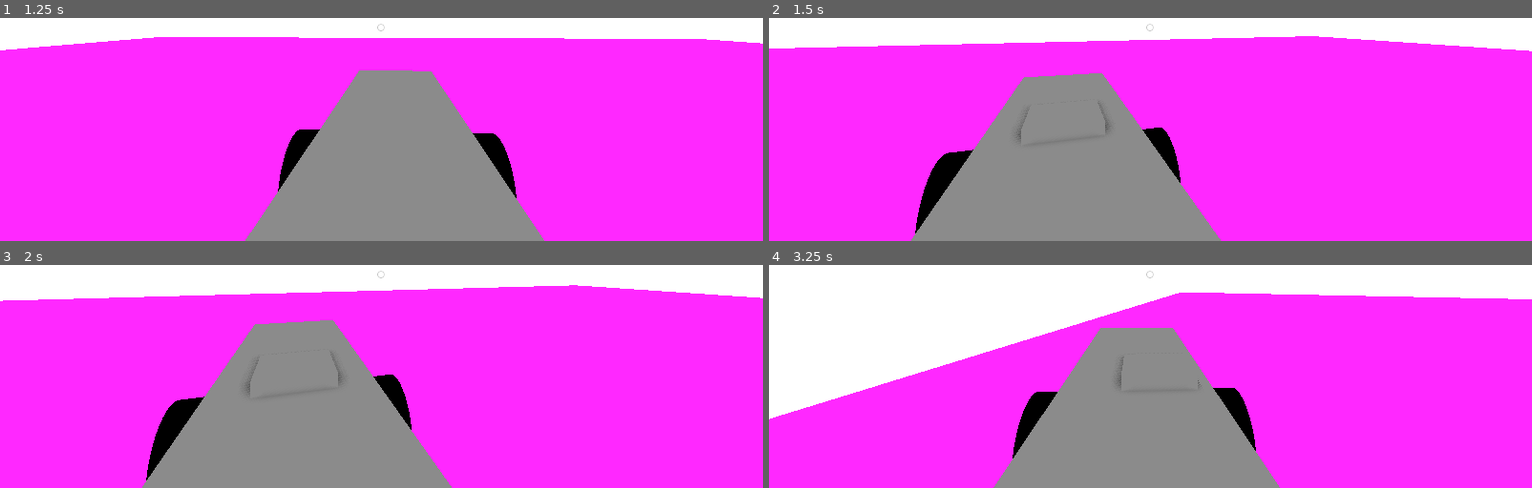
Above: before the commit, frames 1-4 (two rows, left to right).
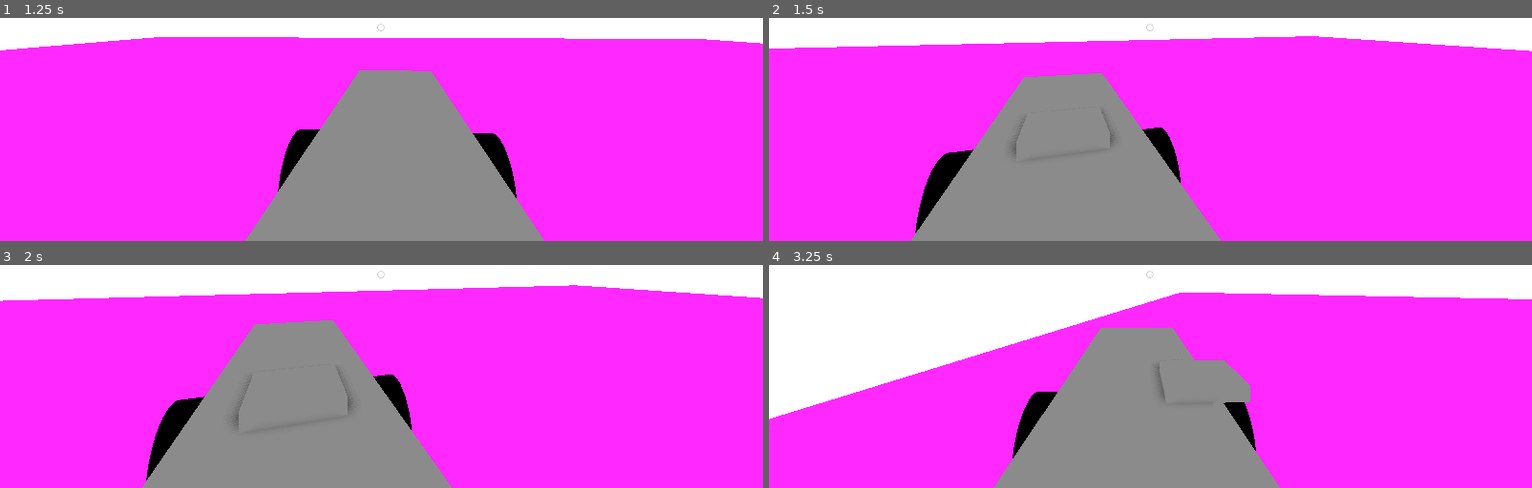
Above: after the commit, the same moments.

Repository: dmytrokadar/supermarket-exaduration
Game: Godot game, scene res://Scenes/supermarket.tscn
Two runs of this game, one before a commit and one after it. Both use one fixed random seed, a clock stepped at 60 frames per second and the inputs below.
Inputs (mouse positions are in pixels of both pictures, inside the frame that each line leads up to):
- Up to frame 1 (1.25 s): move the mouse to (373, 33) at 0.52 s; hold W (forward) from 0.53 s (still down); hold J from 0.53 s (still down)
- Up to frame 2 (1.5 s): keep holding W (forward); tap Enter at 1.25 s; move the mouse to (1203, 31) at 1.27 s; release J at 1.28 s; tap G (add_random) at 1.35 s
- Up to frame 3 (2 s): keep holding W (forward); tap J at 1.55 s
- Up to frame 4 (3.25 s): move the mouse to (1089, 269) at 2.02 s; hold F (fill_list) 2.03-2.78 s; tap J at 2.3, 3.05 s; move the mouse to (1158, 273) at 2.77 s; release W (forward) at 2.78 s; hold A (left) from 2.78 s (still down); tap E (interact) at 2.85 s

Frame 1 is identical in both runs. In frame 2, less than 0.1% of the frame differs, in the area x 31-46%, y 38-62%; in frame 3, 0.1%; in frame 4, 0.9%, in the area x 45-64%, y 41-62%.

Commit message:
added product deletition

Diff:
--- a/Scenes/product_stack.gd
+++ b/Scenes/product_stack.gd
@@ -11,7 +11,7 @@
 @export var speed = .002
 @export var follow_speed: float = 15.0
 @export var MAX_SPEED = 20
-@export var MAX_SLIDE_DISTANCE: float = 0.35
+@export var MAX_SLIDE_DISTANCE: float = 1.0
 
 var rigid_player: RigidBody3D
 
@@ -31,6 +31,9 @@
 
 func _physics_process(delta: float) -> void:
 	slide_stack(delta)
+
+	if Input.is_physical_key_pressed(KEY_J):
+		delete_products(2)
 
 
 func slide_stack(delta):
@@ -74,3 +77,12 @@
 	product_base_local_positions.append(inst.position)
 
 	print("product_spawned", (inst.position))
+
+func delete_products(amount: int):
+	print("deleting")
+	for i in range(amount):
+		if product_list.size() < 3:
+			return
+		var p: Node3D = product_list.pop_back()
+		product_base_local_positions.pop_back()
+		p.queue_free()
Not shown: 1 places in Assets/supermarket/items.tres that only renumber resources
